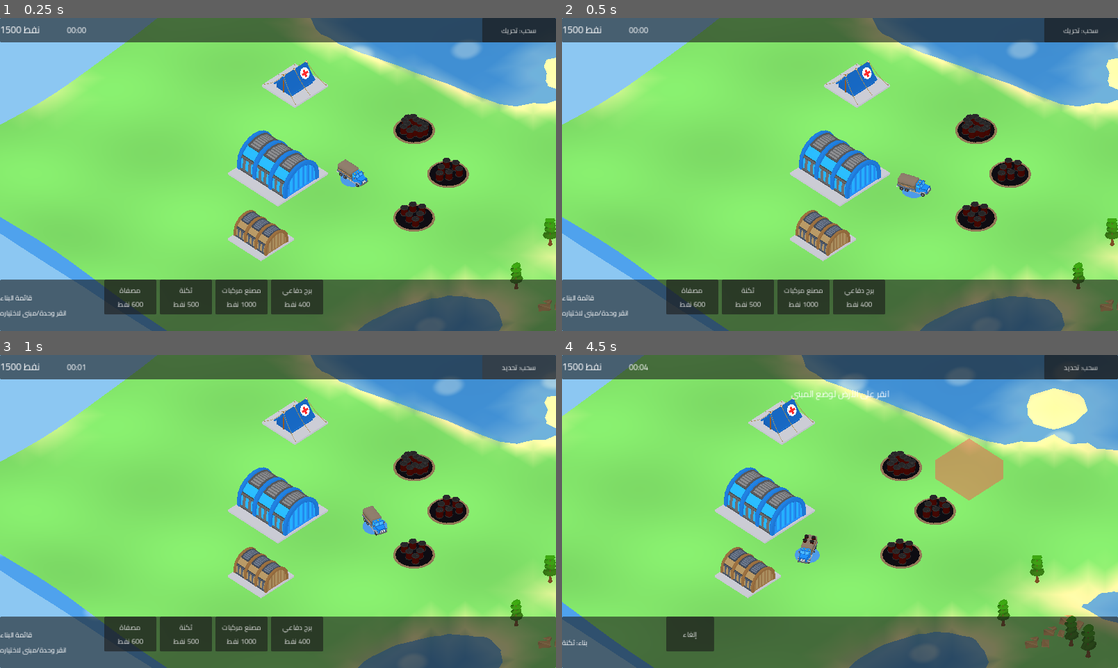
Above: before the commit, frames 1-4 (two rows, left to right).
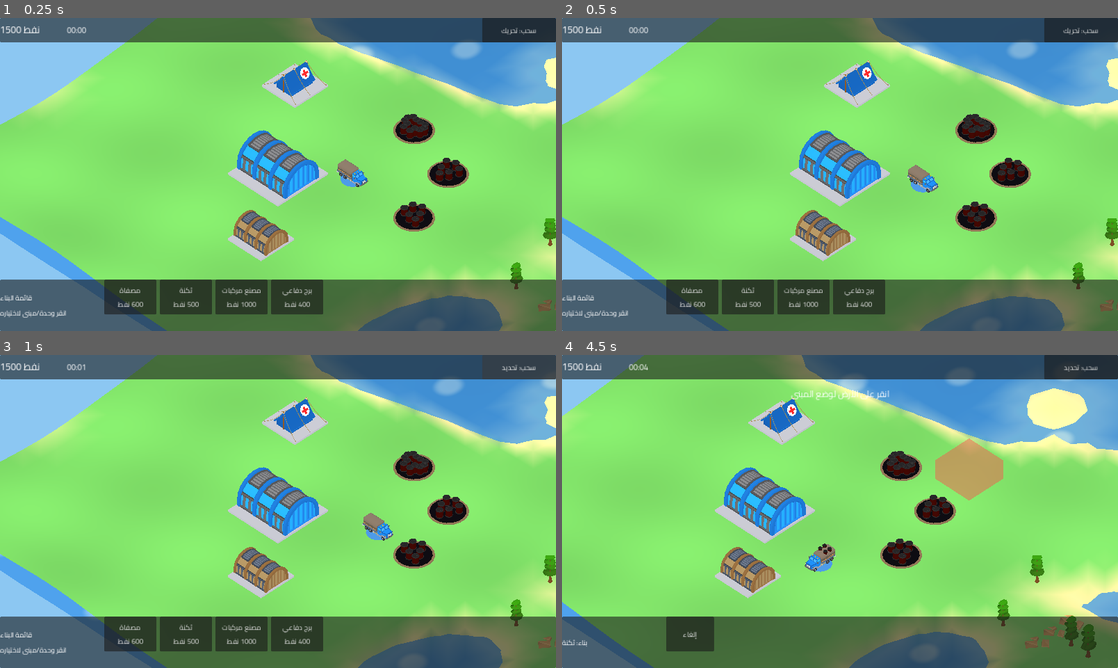
Above: after the commit, the same moments.

Repository: alfyfyy100-maker/ya7-games-hub
Game: Godot game, scene res://maps/Main.tscn
Two runs of this game, one before a commit and one after it. Both use one fixed random seed, a clock stepped at 60 frames per second and the inputs below.
Inputs (mouse positions are in pixels of both pictures, inside the frame that each line leads up to):
- Up to frame 1 (0.25 s): no input
- Up to frame 2 (0.5 s): no input
- Up to frame 3 (1 s): click "سحب: تحريك" at 0.5 s
- Up to frame 4 (4.5 s): click "سحب: تحديد" at 1.25 s; click "مصفاة 600 نفط" at 2 s; click "إلغاء" at 2.75 s; click "ثكنة 500 نفط" at 3.5 s; tap Enter at 4.25 s; move the mouse to (962, 495) at 4.27 s; hold D from 4.28 s (still down); tap Tab at 4.35 s; click (962, 495) at 4.42 s

Frame 1 is identical in both runs. In frame 2, 0.5% of the frame differs, in the area x 60-68%, y 46-58%; in frame 3, 0.3%; in frame 4, 0.6%, in the area x 41-50%, y 57-70%.

Commit message:
Fix jittery unit movement: stuck detection compared the wrong positions
The stuck check compared the post-step position with the next tick's
pre-step position (identical unless separation moved the unit), so every
moving unit was flagged stuck every 12 ticks and sidestepped/repathed.
It now compares net progress between consecutive tick starts.
tests/HarvestTrace measures deliveries, stuck resets and reversals.

Co-Authored-By: Claude Fable 5.1 <noreply@anthropic.com>
Claude-Session: https://claude.ai/code/session_0127WbxCG21rVkEZhQxZNybi

Diff:
--- /dev/null
+++ b/ya7-armies/tests/HarvestTrace.gd
@@ -0,0 +1,28 @@
+extends Node
+## يقيس جودة حركة الحصّادة: عدد التفريغات في 60 ثانية وعدد إعادات المسار بسبب "عالق".
+func _ready() -> void:
+	GameState.new_game(12345)
+	GameState.start_match()
+	GameState.running = false
+	var harv: SimEntity = null
+	for e: SimEntity in GameState.entities_of(1, SimEntity.Kind.UNIT):
+		if e.def_id == &"harvester": harv = e
+	var start_credits := GameState.get_credits(1)
+	var repaths := 0
+	var last_stuck := 0
+	var jitter := 0.0
+	var prev := harv.pos
+	var prev_dir := Vector3.ZERO
+	for i in 1800:
+		GameState.running = true; GameState._physics_process(0.033); GameState.running = false
+		var st := int(harv.data.get("stuck_ticks", 0))
+		if st == 0 and last_stuck > 0: repaths += 1
+		last_stuck = st
+		var d := harv.pos - prev
+		if d.length() > 0.001:
+			var dir := d.normalized()
+			if prev_dir != Vector3.ZERO and dir.dot(prev_dir) < 0.0: jitter += 1.0
+			prev_dir = dir
+		prev = harv.pos
+	print("[HarvestTrace] deliveries=", (GameState.get_credits(1) - start_credits) / 120, " stuck_resets=", repaths, " direction_reversals=", jitter, " rng_calls=", RNG.call_count)
+	get_tree().quit()
--- /dev/null
+++ b/ya7-armies/tests/HarvestTrace.tscn
@@ -0,0 +1,6 @@
+[gd_scene load_steps=2 format=3]
+
+[ext_resource type="Script" path="res://tests/HarvestTrace.gd" id="1"]
+
+[node name="HarvestTrace" type="Node"]
+script = ExtResource("1")
--- a/ya7-armies/units/Locomotion.gd
+++ b/ya7-armies/units/Locomotion.gd
@@ -21,9 +21,14 @@
 		return true
 	var def := e.unit_def()
 	var remaining := def.speed_per_tick() if def != null else 0.1
-	# كشف العالق: لو لم تتقدم الوحدة فعليًا (بعد التباعد) لعدة فريمات نعيد المسار مع خطوة جانبية
-	var last: Vector3 = e.data.get("step_last_pos", e.pos)
-	if flat_distance(last, e.pos) < remaining * 0.25:
+	# كشف العالق: نقارن موقع بداية هذا الفريم بموقع بداية الفريم السابق (صافي الحركة بعد التباعد).
+	# لو كان صافي التقدم شبه معدوم لعدة فريمات متتالية نعيد المسار مع خطوة جانبية.
+	var start := e.pos
+	var prev_start: Vector3 = e.data.get("step_prev_start", start)
+	var was_stepping: bool = int(e.data.get("step_prev_tick", -2)) == gs.tick - 1
+	e.data.step_prev_start = start
+	e.data.step_prev_tick = gs.tick
+	if was_stepping and flat_distance(prev_start, start) < remaining * 0.2:
 		e.data.stuck_ticks = int(e.data.get("stuck_ticks", 0)) + 1
 	else:
 		e.data.stuck_ticks = 0
@@ -40,7 +45,6 @@
 			e.pos.z = np.z
 		request_path(e, gs, goal)
 		if e.path.is_empty():
-			e.data.step_last_pos = e.pos
 			return true
 	while remaining > 0.0 and e.path_index < e.path.size():
 		var wp := e.path[e.path_index]
@@ -58,7 +62,6 @@
 		if move >= dist - ARRIVE_EPS:
 			e.path_index += 1
 	e.pos.y = gs.map.height_at_world(e.pos.x, e.pos.z)
-	e.data.step_last_pos = e.pos
 	return e.path_index >= e.path.size()
 
 
